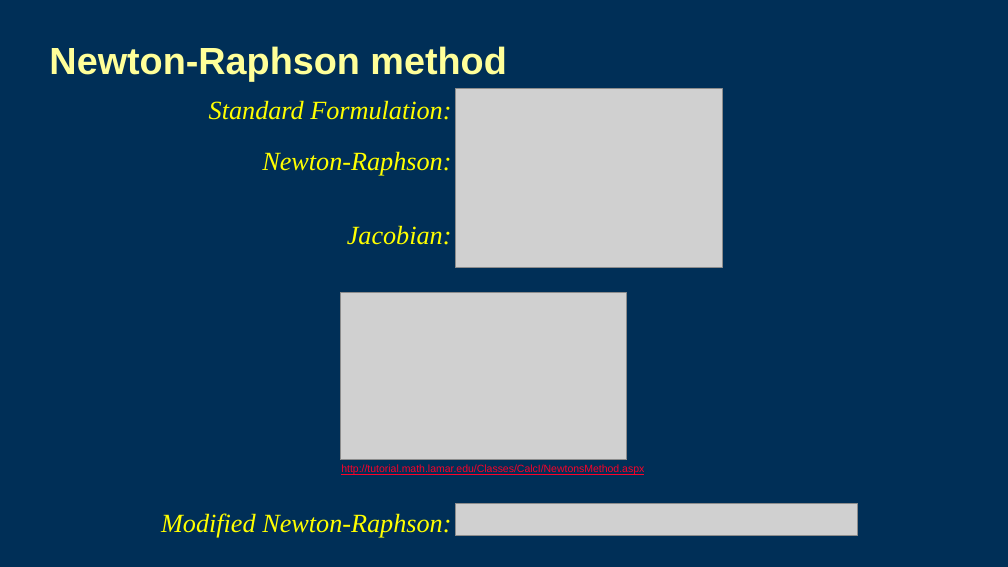
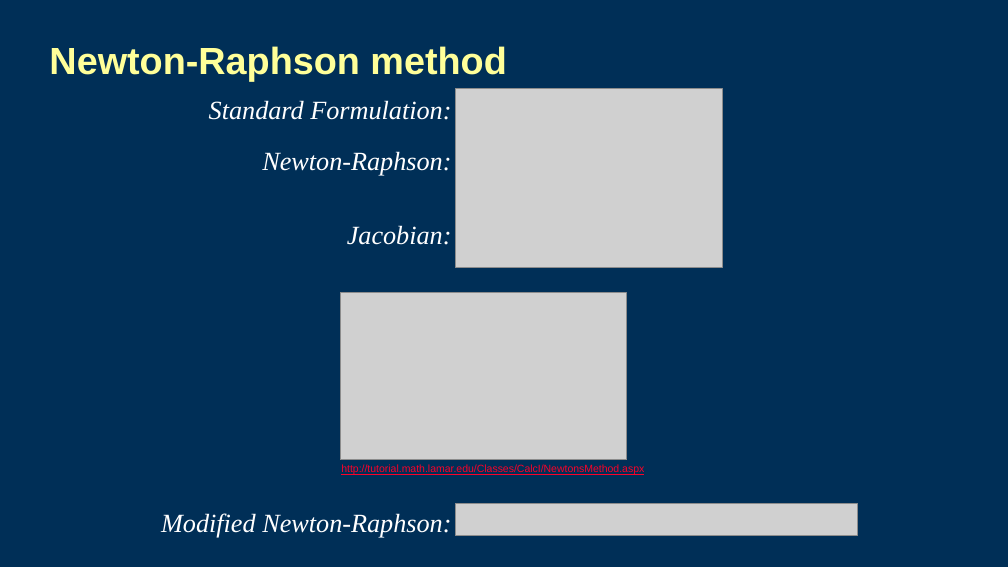
Before and after one commit to langevin-usgs/modflow-memphis-2023, a slide deck: slide 4 of lectures/Day5_6lecture_NewtonFormulation.pptx. Drawn at 1008x567 pixels with LibreOffice and Linux fonts; fonts in the diff are those of the drawing; grey boxes stand for pictures; background and template pictures are left out. Boxes give left, top, right and bottom in pixels: in the first picture for what was removed or moved away, otherwise in the second. Text is boxed around its words. In the diff, an @@ line names an element or a change of style, - is before the commit and + after.

```diff
--- a/lectures/Day5_6lecture_NewtonFormulation.pptx
+++ b/lectures/Day5_6lecture_NewtonFormulation.pptx
@@ text colour #FFFF00 to #FFFFFF in 4 elements at [262,151,451,176], [209,100,451,120], [347,225,452,245], [161,513,451,538] @@
```
Also in this commit, not shown: 4 other slides changed, 2 other files.
